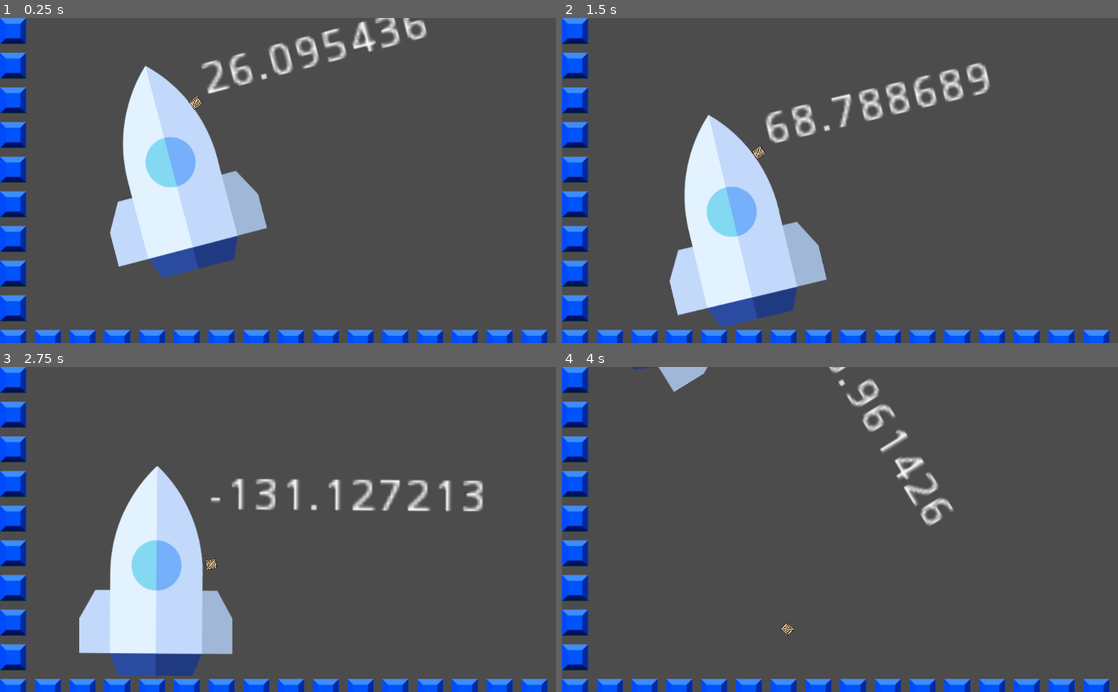
Above: before the commit, frames 1-4 (two rows, left to right).
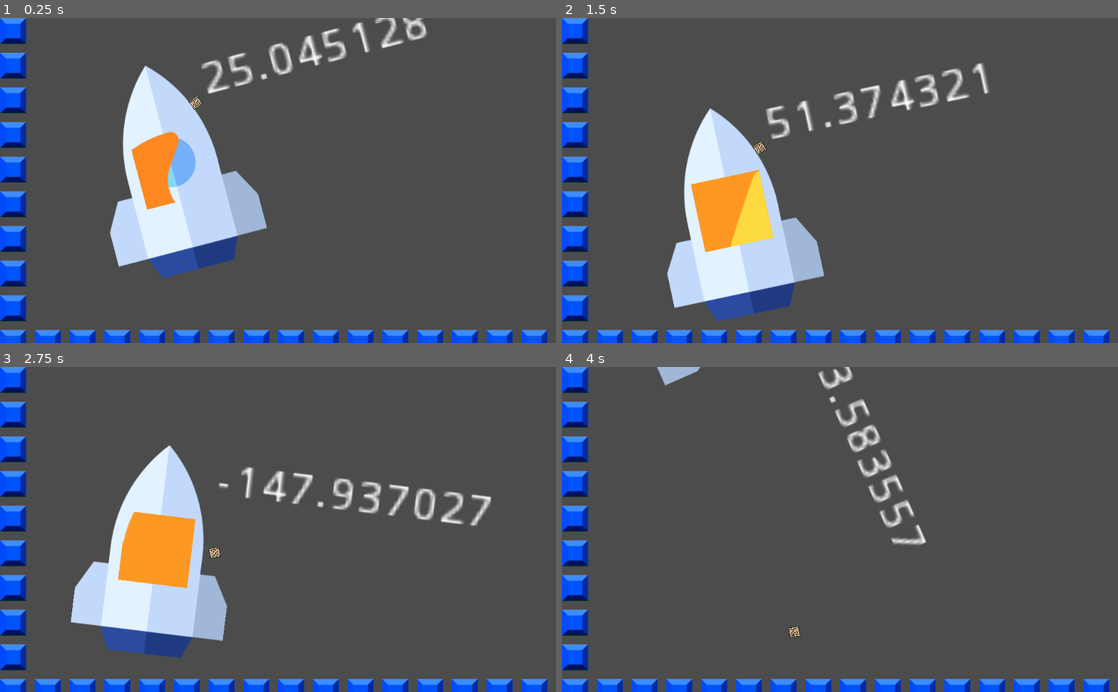
Above: after the commit, the same moments.

Repository: paul-asvb/raekaetae
Game: Godot game, scene res://src/levels/TestLevel.tscn
Same seed, same stepped clock (60 frames per second), same inputs: the game is played once before the commit and once after it.
Inputs:
- Up to frame 1 (0.25 s): no input
- Up to frame 2 (1.5 s): hold Space (thrust) 0.53-1.28 s
- Up to frame 3 (2.75 s): hold Space (thrust) from 2.03 s (still down)
- Up to frame 4 (4 s): release Space (thrust) at 3.53 s

The runs differ from the first frame. In frame 1, 2.2% of the frame differs, in the area x 20-77%, y 0-79%; in frame 2, 6.7%; in frame 3, 11%, in the area x 12-89%, y 24-96%; in frame 4, 3.0%.

Commit message:
init animated sprite

Diff:
--- a/src/actors/Player.tscn
+++ b/src/actors/Player.tscn
@@ -1,7 +1,66 @@
-[gd_scene load_steps=3 format=2]
+[gd_scene load_steps=15 format=2]
 
 [ext_resource path="res://assets/rakete.png" type="Texture" id=1]
 [ext_resource path="res://src/actors/Player.gd" type="Script" id=2]
+[ext_resource path="res://assets/fire.png" type="Texture" id=3]
+
+[sub_resource type="AtlasTexture" id=1]
+flags = 4
+atlas = ExtResource( 3 )
+region = Rect2( 128, 0, 128, 128 )
+
+[sub_resource type="AtlasTexture" id=2]
+flags = 4
+atlas = ExtResource( 3 )
+region = Rect2( 256, 0, 128, 128 )
+
+[sub_resource type="AtlasTexture" id=3]
+flags = 4
+atlas = ExtResource( 3 )
+region = Rect2( 0, 128, 128, 128 )
+
+[sub_resource type="AtlasTexture" id=4]
+flags = 4
+atlas = ExtResource( 3 )
+region = Rect2( 128, 128, 128, 128 )
+
+[sub_resource type="AtlasTexture" id=5]
+flags = 4
+atlas = ExtResource( 3 )
+region = Rect2( 256, 128, 128, 128 )
+
+[sub_resource type="AtlasTexture" id=6]
+flags = 4
+atlas = ExtResource( 3 )
+region = Rect2( 384, 128, 128, 128 )
+
+[sub_resource type="AtlasTexture" id=7]
+flags = 4
+atlas = ExtResource( 3 )
+region = Rect2( 0, 256, 128, 128 )
+
+[sub_resource type="AtlasTexture" id=8]
+flags = 4
+atlas = ExtResource( 3 )
+region = Rect2( 128, 256, 128, 128 )
+
+[sub_resource type="AtlasTexture" id=9]
+flags = 4
+atlas = ExtResource( 3 )
+region = Rect2( 256, 256, 128, 128 )
+
+[sub_resource type="AtlasTexture" id=10]
+flags = 4
+atlas = ExtResource( 3 )
+region = Rect2( 384, 384, 128, 128 )
+
+[sub_resource type="SpriteFrames" id=11]
+animations = [ {
+"frames": [ SubResource( 1 ), SubResource( 2 ), SubResource( 3 ), SubResource( 4 ), SubResource( 5 ), SubResource( 6 ), SubResource( 7 ), SubResource( 8 ), SubResource( 9 ), SubResource( 10 ) ],
+"loop": true,
+"name": "default",
+"speed": 5.0
+} ]
 
 [node name="Player" type="RigidBody2D"]
 scale = Vector2( 0.3, 0.3 )
@@ -26,3 +85,8 @@
 
 [node name="CollisionPolygon2D" type="CollisionPolygon2D" parent="."]
 polygon = PoolVector2Array( 87, -3, 86, 35, 112, 36, 141, 88, 142, 153, -141, 151, -141, 88, -111, 36, -86, 35, -86, -11, -78, -67, -57, -123, -28, -164, 0, -195, 31, -161, 57, -122, 77, -66 )
+
+[node name="AnimatedSprite" type="AnimatedSprite" parent="."]
+frames = SubResource( 11 )
+animation = "New Anim 1"
+playing = true
--- a/src/levels/TestLevel.tscn
+++ b/src/levels/TestLevel.tscn
@@ -41,6 +41,8 @@
 [node name="Player" parent="TileMap" instance=ExtResource( 2 )]
 position = Vector2( 337, 262 )
 scale = Vector2( 1, 1 )
+linear_damp = 0.5
+angular_damp = 0.5
 
 [node name="Box" parent="TileMap" instance=ExtResource( 3 )]
 position = Vector2( 340, 164 )
Binary file added: assets/fire.png
Not shown, added: assets/fire.png.import
